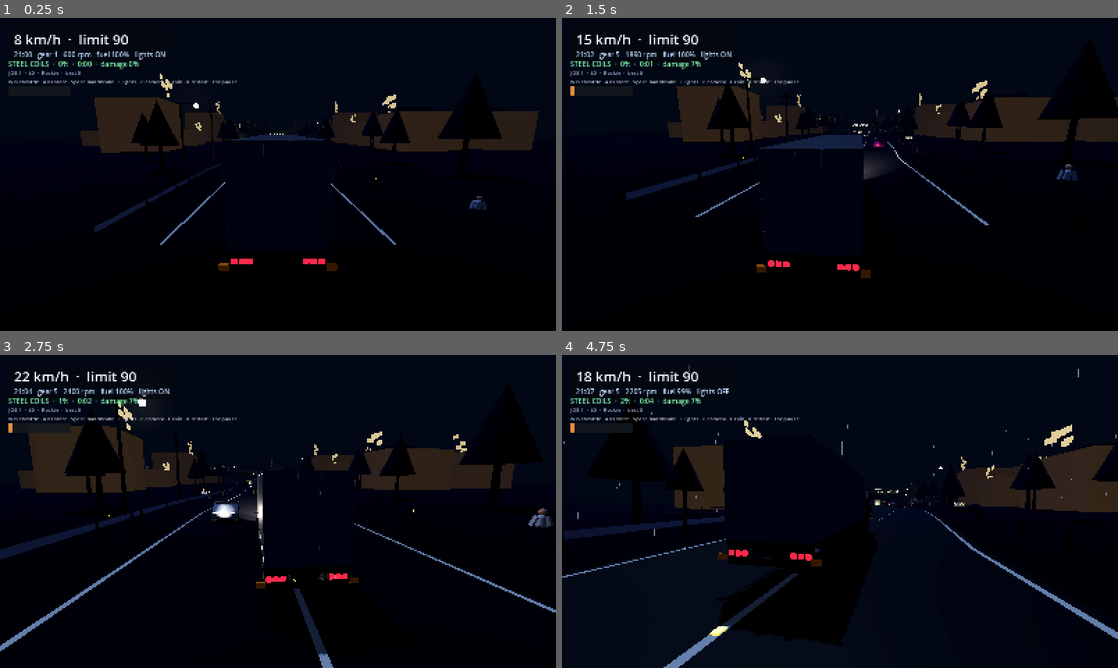
Above: before the commit, frames 1-4 (two rows, left to right).
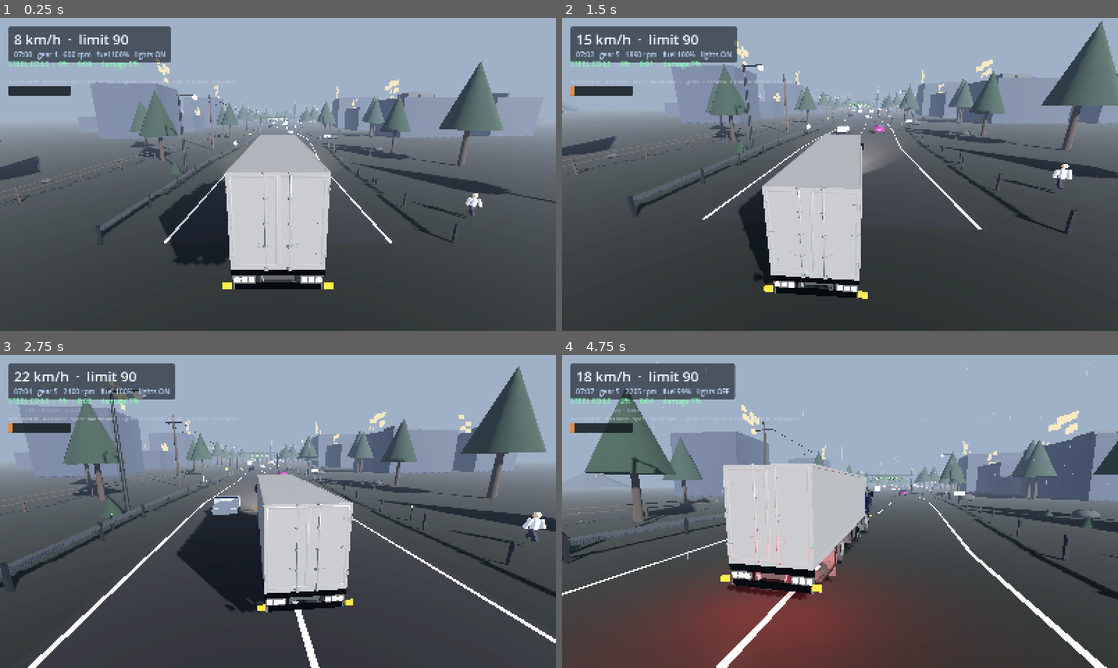
Above: after the commit, the same moments.

Repository: abbasTtBoy1235/Roadverse-Godot
Game: Godot game, scene res://tests/camera_follow.tscn
Same seed, same stepped clock (60 frames per second), same inputs: the game is played once before the commit and once after it. This scene is started directly instead of the project's main scene.
Inputs (mouse positions are in pixels of both pictures, inside the frame that each line leads up to):
- Up to frame 1 (0.25 s): no input
- Up to frame 2 (1.5 s): tap Enter (rv_next_job) at 0.5, 1.35 s; move the mouse to (867, 174) at 0.52 s; hold E (rv_shift_up) from 0.53 s (still down); right-click (867, 174) at 0.6 s; move the mouse to (812, 174) at 1.27 s
- Up to frame 3 (2.75 s): keep holding E (rv_shift_up); move the mouse to (289, 505) at 2.02 s; hold W (rv_throttle) from 2.03 s (still down)
- Up to frame 4 (4.75 s): keep holding E (rv_shift_up); move the mouse to (834, 517) at 2.77 s; release W (rv_throttle) at 2.78 s; tap C (rv_toggle_camera) at 2.85 s; move the mouse to (878, 514) at 3.52 s; tap L (rv_toggle_headlights) at 3.6 s; move the mouse to (795, 508) at 4.27 s; tap F (rv_weather) at 4.35 s

The runs differ from the first frame. In frame 1, 99% of the frame differs, in the area x 0-100%, y 0-100%; in frame 2, 99%; in frame 3, 99%; in frame 4, 99%.

Commit message:
fix(four-post): transparent windshield, wider toll, 07:00 start, higher chase camera

Diff:
--- a/scenes/main.tscn
+++ b/scenes/main.tscn
@@ -57,7 +57,7 @@
 
 [node name="TimeOfDay" type="Node" parent="."]
 script = ExtResource("6_time")
-start_hour = 21.0
+start_hour = 7.0
 day_length_seconds = 900.0
 sun_path = NodePath("../Sun")
 moon_path = NodePath("../Moon")
--- a/scripts/camera/chase_camera.gd
+++ b/scripts/camera/chase_camera.gd
@@ -8,8 +8,9 @@
 
 @export var target_path: NodePath
 @export var distance := 9.5
-@export var height := 3.6
-@export var look_height := 1.6
+## High enough to see over the cargo body to the road ahead of the truck.
+@export var height := 4.8
+@export var look_height := 1.7
 @export var smooth := 5.5
 @export var recentre_speed := 1.6
 ## Seconds of no mouse movement before the camera drifts back behind the truck.
--- a/scripts/vehicle/truck_model.gd
+++ b/scripts/vehicle/truck_model.gd
@@ -38,6 +38,8 @@
 var model_rear_z := 0.0
 ## Front edge of the fitted mesh: where the lamps belong.
 var model_front_z := 0.0
+## How many glass panels were made transparent. Test hook.
+var glass_panel_count := 0
 
 var _truck: VehicleBody3D
 var _model_root: Node3D
@@ -89,7 +91,41 @@
 	if adopt_wheels:
 		_adopt_wheels()
 
+	_make_glass_transparent()
 	return true
+
+
+## Exporters ship cab glass as opaque dark plastic, which makes the cockpit
+## camera blind. Any surface whose material smells of glass gets a proper
+## transparent duplicate, tinted and see-through from both sides.
+func _make_glass_transparent() -> void:
+	for node in _descendants(self):
+		var instance := node as MeshInstance3D
+
+		if instance == null or instance.mesh == null:
+			continue
+
+		for surface in instance.mesh.get_surface_count():
+			var material := instance.mesh.surface_get_material(surface) as StandardMaterial3D
+
+			if material == null:
+				continue
+
+			var mat_name := material.resource_name.to_lower()
+
+			if not (mat_name.contains("glass") or mat_name.contains("wind")):
+				continue
+
+			var glass := material.duplicate() as StandardMaterial3D
+			glass.transparency = BaseMaterial3D.TRANSPARENCY_ALPHA
+
+			var tint := glass.albedo_color
+			tint.a = 0.18
+			glass.albedo_color = tint
+			glass.cull_mode = BaseMaterial3D.CULL_DISABLED
+
+			instance.set_surface_override_material(surface, glass)
+			glass_panel_count += 1
 
 
 # ------------------------------------------------------------------- fitting --
--- a/scripts/world/road_builder.gd
+++ b/scripts/world/road_builder.gd
@@ -87,6 +87,8 @@
 ## Route furniture from the details pass. Test hooks.
 var toll_distance := 0.0
 var toll_booth_count := 0
+## Lateral position of the inner booth islands: sets the centre-lane width.
+var toll_inner_island_x := 0.0
 var billboard_count := 0
 var chevron_count := 0
 var rest_stop_count := 0
@@ -1200,21 +1202,23 @@
 
 	# Booth islands between the lanes. Round booths, not boxes.
 	var island_mesh := BoxMesh.new()
-	island_mesh.size = Vector3(1.05, 0.24, 7.5)
+	island_mesh.size = Vector3(0.8, 0.24, 7.5)
 
 	var booth_mesh := CylinderMesh.new()
-	booth_mesh.top_radius = 0.6
-	booth_mesh.bottom_radius = 0.66
+	booth_mesh.top_radius = 0.44
+	booth_mesh.bottom_radius = 0.5
 	booth_mesh.height = 2.25
 	booth_mesh.radial_segments = 10
 
 	var booth_roof_mesh := CylinderMesh.new()
-	booth_roof_mesh.top_radius = 0.85
-	booth_roof_mesh.bottom_radius = 0.85
+	booth_roof_mesh.top_radius = 0.68
+	booth_roof_mesh.bottom_radius = 0.68
 	booth_roof_mesh.height = 0.16
 	booth_roof_mesh.radial_segments = 10
 
-	for lateral: float in [-5.05, -1.75, 1.75, 5.05]:
+	toll_inner_island_x = 2.0
+
+	for lateral: float in [-5.6, -2.0, 2.0, 5.6]:
 		var island := MeshInstance3D.new()
 		island.mesh = island_mesh
 		island.material_override = _concrete
@@ -1239,7 +1243,7 @@
 		prop_spots.append({
 			"position": plaza.transform * Vector3(lateral, 1.4, 0.0),
 			"radius": 0.9,
-			"box": Vector3(0.95, 2.8, 7.0),
+			"box": Vector3(0.75, 2.8, 7.0),
 			"basis": plaza.transform.basis,
 		})
 		toll_booth_count += 1
@@ -1259,7 +1263,7 @@
 	var arm_mesh := BoxMesh.new()
 	arm_mesh.size = Vector3(0.78, 0.11, 0.11)
 
-	var arm_setup: Array = [[-1.75, -3.3], [1.75, 0.0], [5.05, 3.3]]
+	var arm_setup: Array = [[-2.0, -3.3], [2.0, 0.0], [5.6, 3.3]]
 
 	for i in arm_setup.size():
 		var pivot_x: float = arm_setup[i][0]
--- a/scripts/world/time_of_day.gd
+++ b/scripts/world/time_of_day.gd
@@ -4,7 +4,7 @@
 ## Set `enabled = false` for a permanently frozen night.
 
 @export var enabled := true
-@export_range(0.0, 24.0, 0.1) var start_hour := 21.0
+@export_range(0.0, 24.0, 0.1) var start_hour := 7.0
 ## Real seconds for a full 24 h cycle. 900 = 15 minutes per in-game day.
 @export var day_length_seconds := 900.0
 
--- a/tests/camera_follow.gd
+++ b/tests/camera_follow.gd
@@ -68,6 +68,9 @@
 	forward.y = 0.0
 	_check(behind.normalized().dot(forward.normalized()) < -0.5, "the camera stays behind the truck")
 
+	_check(_camera.global_position.y - _truck.global_position.y > 4.2,
+		"the chase camera rides high enough to see the road ahead (%.1f m up)" % (_camera.global_position.y - _truck.global_position.y))
+
 	# Regression (user screenshot, 2026-11-12): orbiting down put the camera under
 	# the road, and at rest it sat inside the trailer's cargo box.
 	_check(_min_camera_y > 0.4, "the camera never goes under the road (min y %.2f)" % _min_camera_y)
--- a/tests/drive_state.gd
+++ b/tests/drive_state.gd
@@ -78,8 +78,6 @@
 				positions_finite = false
 		_check(positions_finite, "pedestrian positions are finite")
 
-	if _road != null:
-		_check(float(_road.get("lamp_level")) > 0.5, "street lamps follow the night (level %.2f)" % float(_road.get("lamp_level")))
 	_check(_weather != null, "weather found")
 	_check(_noise != null, "road noise found")
 	_check(_road != null, "road found")
@@ -218,6 +216,10 @@
 
 
 func _check_drive() -> void:
+	# The game starts at 07:00 now: lamps must be off in the morning.
+	if _road != null:
+		_check(float(_road.get("lamp_level")) < 0.5, "street lamps are off at the morning start (level %.2f)" % float(_road.get("lamp_level")))
+
 	if _wheels != null:
 		_check(absf(_wheels.spin_angle(0) - _spin_before) > 0.5, "wheels spin while driving")
 
@@ -495,6 +497,7 @@
 		return
 
 	_check(socket.has_model, "the GLB was loaded and fitted")
+	_check(socket.glass_panel_count >= 1, "the cab glass was made see-through (%d panels)" % socket.glass_panel_count)
 	_check(not (_truck.get_node("Body") as Node3D).visible, "the placeholder body is hidden")
 	_check(not (_truck.get_node("Cab") as Node3D).visible, "the placeholder cab is hidden")
 
--- a/tests/test_road_geometry.gd
+++ b/tests/test_road_geometry.gd
@@ -111,6 +111,8 @@
 	_check(road.toll_distance > length * 0.4 and road.toll_distance < length * 0.56,
 		"the toll plaza is midway along the route (%.0f of %.0f m)" % [road.toll_distance, length])
 	_check(road.toll_booth_count == 4, "the toll plaza has four booths (%d)" % road.toll_booth_count)
+	_check(road.toll_inner_island_x - 0.375 - 1.15 > 0.4,
+		"the centre toll lane leaves room either side of the truck (%.2f m)" % (road.toll_inner_island_x - 0.375 - 1.15))
 	_check(road.get_node_or_null("TollPlaza/Arm0") != null, "the toll arms were built")
 	_check(road.get_node_or_null("TollPlaza/TollSign") != null, "the toll canopy carries its sign")
 
